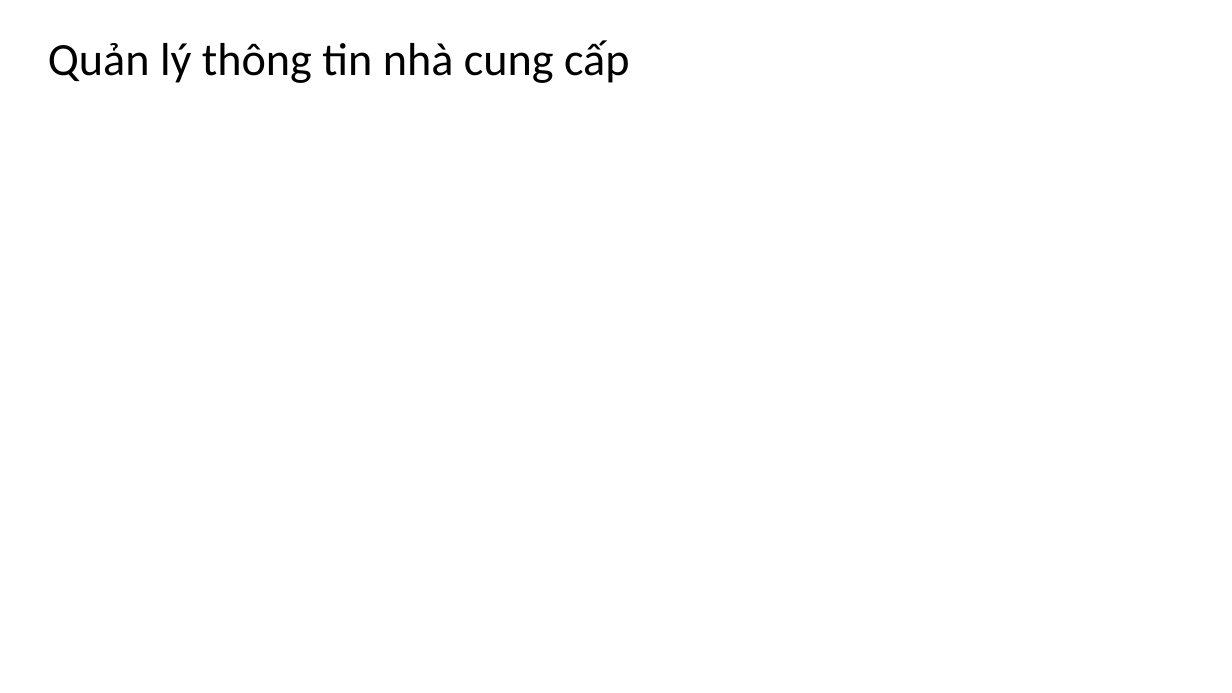
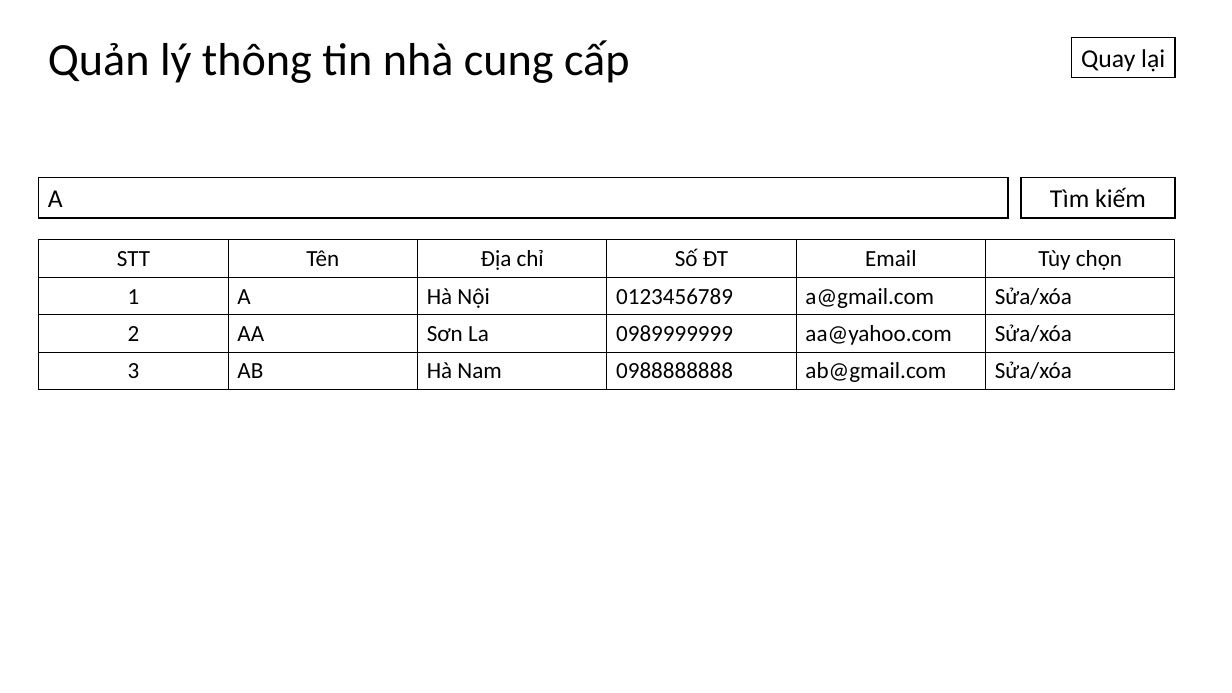
Before and after one commit to tuk3kCS/PTIT, a slide deck: slide 3 of 20251/Phân tích thiết kế HTTT/Hình vẽ/UI.pptx. Drawn at 1232x693 pixels with LibreOffice and Linux fonts; fonts in the diff are those of the drawing. Boxes give left, top, right and bottom in pixels: in the first picture for what was removed or moved away, otherwise in the second. Text is boxed around its words. In the diff, an @@ line names an element or a change of style, - is before the commit and + after.

```diff
--- a/20251/Phân tích thiết kế HTTT/Hình vẽ/UI.pptx
+++ b/20251/Phân tích thiết kế HTTT/Hình vẽ/UI.pptx
@@ rectangle added at (1072,37,1176,78), fill #FFFFFF, outline #000000 1 pt, 20 pt, text #000000 @@
+Quay lại
@@ rectangle added at (39,177,1008,218), fill #FFFFFF, outline #000000 1 pt, 20 pt, text #000000 @@
+A
@@ rectangle added at (1021,177,1176,218), fill #FFFFFF, outline #000000 1 pt, 20 pt, text #000000 @@
+Tìm kiếm
@@ table added at (39,240,1176,390), 4 rows, 6 columns @@
+STT | Tên | Địa chỉ | Số ĐT | Email | Tùy chọn
+1 | A | Hà Nội | 0123456789 | a@gmail.com | Sửa/xóa
+2 | AA | Sơn La | 0989999999 | aa@yahoo.com | Sửa/xóa
+3 | AB | Hà Nam | 0988888888 | ab@gmail.com | Sửa/xóa
```
Also in this commit, not shown: 12 slides added, 17 other files.
